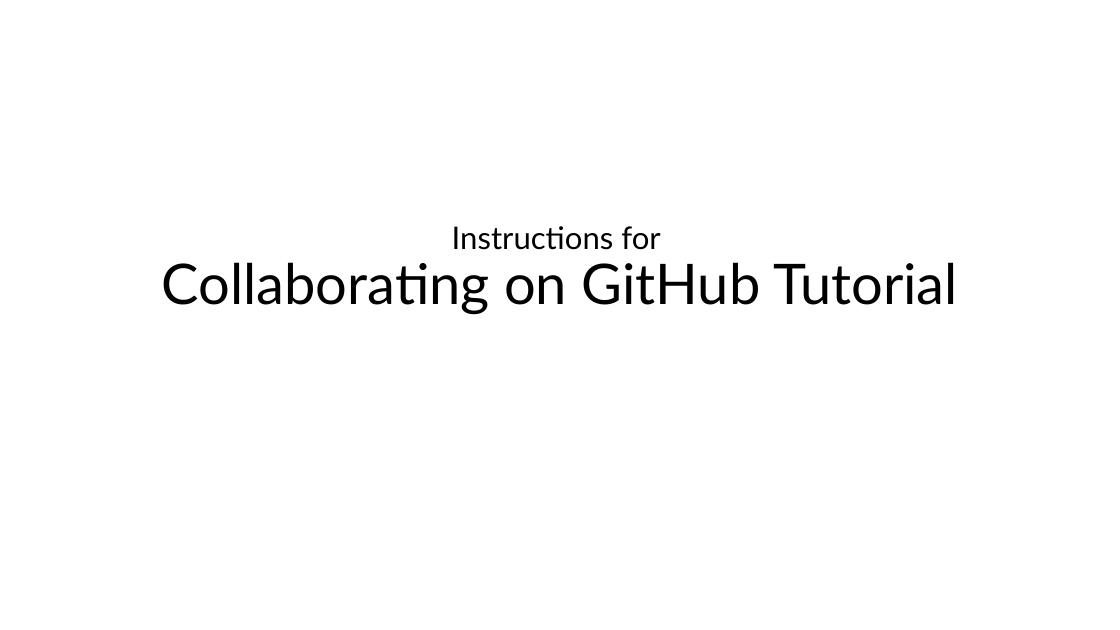
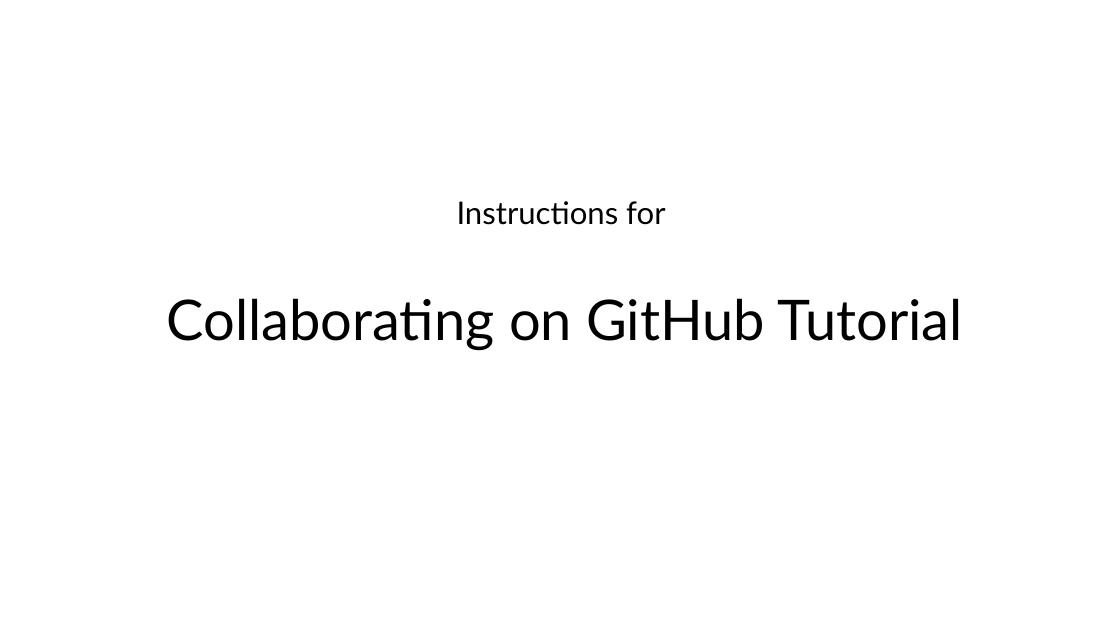
Before and after one commit to nt246/NTRES6940-data-science, a slide deck: slide 1 of slides/Slides_class10.pptx. Drawn at 1120x630 pixels with LibreOffice and Linux fonts; fonts in the diff are those of the drawing. Boxes give left, top, right and bottom in pixels: in the first picture for what was removed or moved away, otherwise in the second. Text is boxed around its words. In the diff, an @@ line names an element or a change of style, - is before the commit and + after.

```diff
--- a/slides/Slides_class10.pptx
+++ b/slides/Slides_class10.pptx
@@ title "Instructions for Collaborating on GitHub ..." rewrapped from <box>162,226,958,314</box> to <box>167,201,963,350</box> @@
```
Also in this commit, not shown: 3 other slides changed, 5 slides added, 1 other file.
